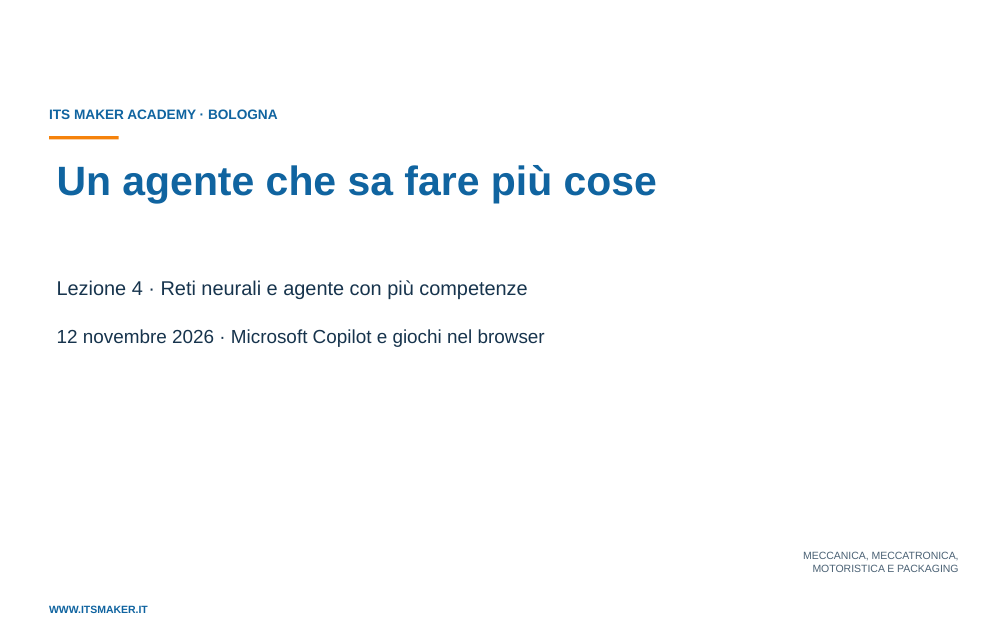
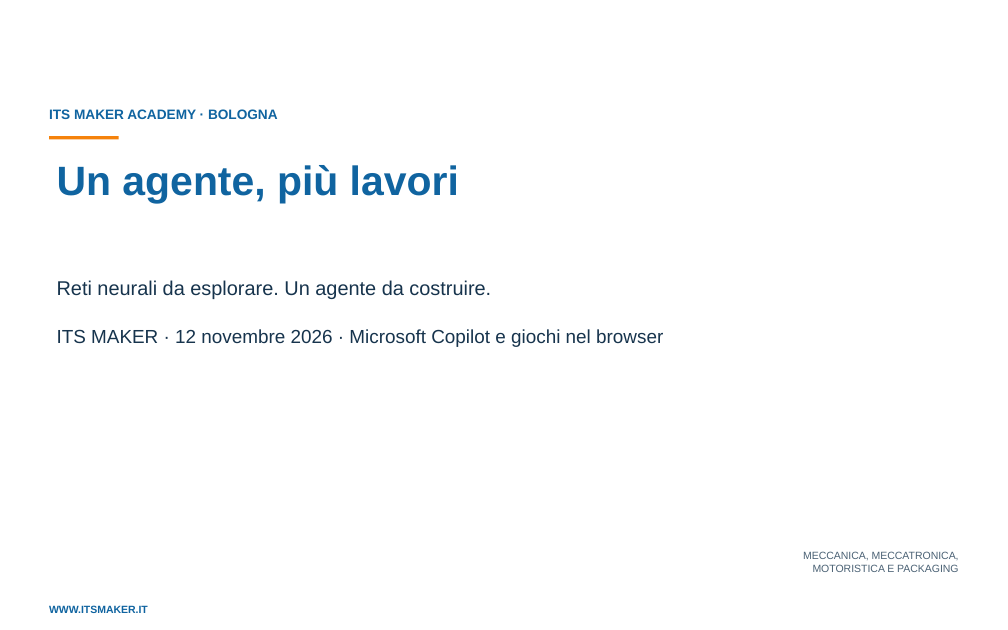
Before and after one commit to franzo9393/ITSCorso_UnslothStudio-Git, a slide deck: slide 1 of lezione 4 - reti neurali e agenti con orchestrazione/Lezione4_Reti_neurali_e_agenti_con_orchestrazione_ITS_MAKER.pptx. Drawn at 1008x630 pixels with LibreOffice and Linux fonts; fonts in the diff are those of the drawing; background and template pictures are left out. Boxes give left, top, right and bottom in pixels: in the first picture for what was removed or moved away, otherwise in the second. Text is boxed around its words. In the diff, an @@ line names an element or a change of style, - is before the commit and + after.

Commit message:
Lezione 4: sfide nel browser, agente P03 costruito per tappe, slide riscritte
- Slide da 22 a 30, testi brevi e naturali; valori del fermo ricavati dal registro
- Consegna e guida: un solo file personale, niente diari né giro tra i banchi
- Esempio P03 in da_pubblicare_dopo_collaudo/; precedenza GUASTO nell'esempio biciclette
- AGENTS.md: regole di scrittura e di progettazione delle attività
- FLUSSO_SVILUPPO_DIDATTICO.md: processo e fonti consultate

```diff
--- a/lezione 4 - reti neurali e agenti con orchestrazione/Lezione4_Reti_neurali_e_agenti_con_orchestrazione_ITS_MAKER.pptx
+++ b/lezione 4 - reti neurali e agenti con orchestrazione/Lezione4_Reti_neurali_e_agenti_con_orchestrazione_ITS_MAKER.pptx
@@ title at (x1=57, y1=165, x2=459, y2=204): text changed @@
-Un agente che sa fare più cose
+Un agente, più lavori
@@ text at (x1=57, y1=280, x2=491, y2=299): text changed @@
-Lezione 4 · Reti neurali e agente con più competenze
+Reti neurali da esplorare. Un agente da costruire.
@@ text at (x1=57, y1=329, x2=663, y2=347): text changed @@
-12 novembre 2026 · Microsoft Copilot e giochi nel browser
+ITS MAKER · 12 novembre 2026 · Microsoft Copilot e giochi nel browser
```
Also in this commit, not shown: 1 other slide changed, 28 slides added, 20 slides removed, 15 other files.
